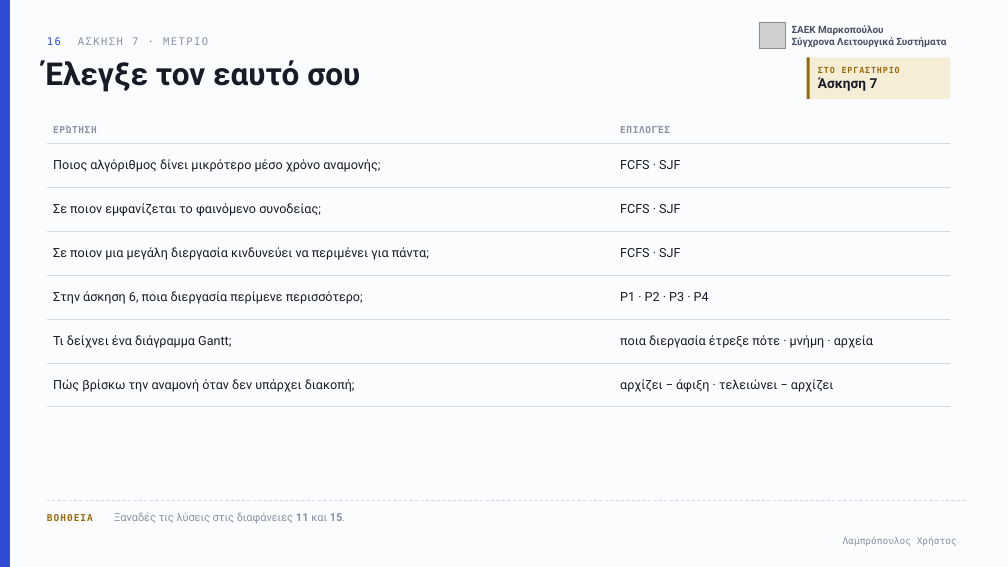
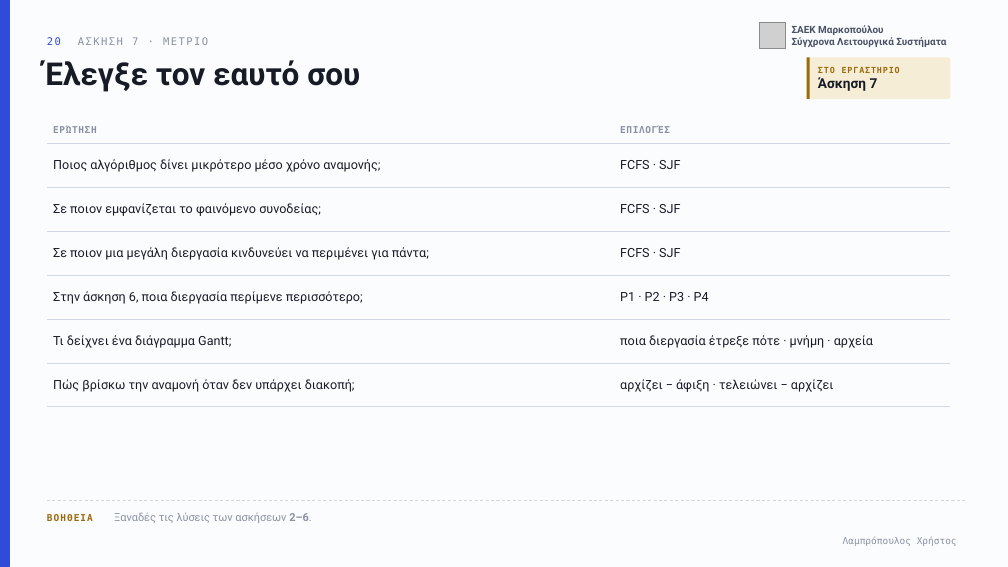
Before and after one commit to xristlamp/LAMPROPOULOS, a slide deck: slide 20 of files/markopoulo/sls-03-fcfs-sjf.pptx (slide 16 before the commit). Drawn at 1008x567 pixels with LibreOffice and Linux fonts; fonts in the diff are those of the drawing; grey boxes stand for pictures. Boxes give left, top, right and bottom in pixels: in the first picture for what was removed or moved away, otherwise in the second. Text is boxed around its words. In the diff, an @@ line names an element or a change of style, - is before the commit and + after.

```diff
--- a/files/markopoulo/sls-03-fcfs-sjf.pptx
+++ b/files/markopoulo/sls-03-fcfs-sjf.pptx
@@ text at (47, 37, 208, 45): text changed @@
-16 ΑΣΚΗΣΗ 7 · ΜΕΤΡΙΟ
+20 ΑΣΚΗΣΗ 7 · ΜΕΤΡΙΟ
@@ text at (47, 512, 311, 523): text changed @@
-ΒΟΗΘΕΙΑ Ξαναδές τις λύσεις στις διαφάνειες 11 και 15.
+ΒΟΗΘΕΙΑ Ξαναδές τις λύσεις των ασκήσεων 2–6.
```
Also in this commit, not shown: 22 other slides changed, 10 slides added, 1 slide removed, 4 other files.
